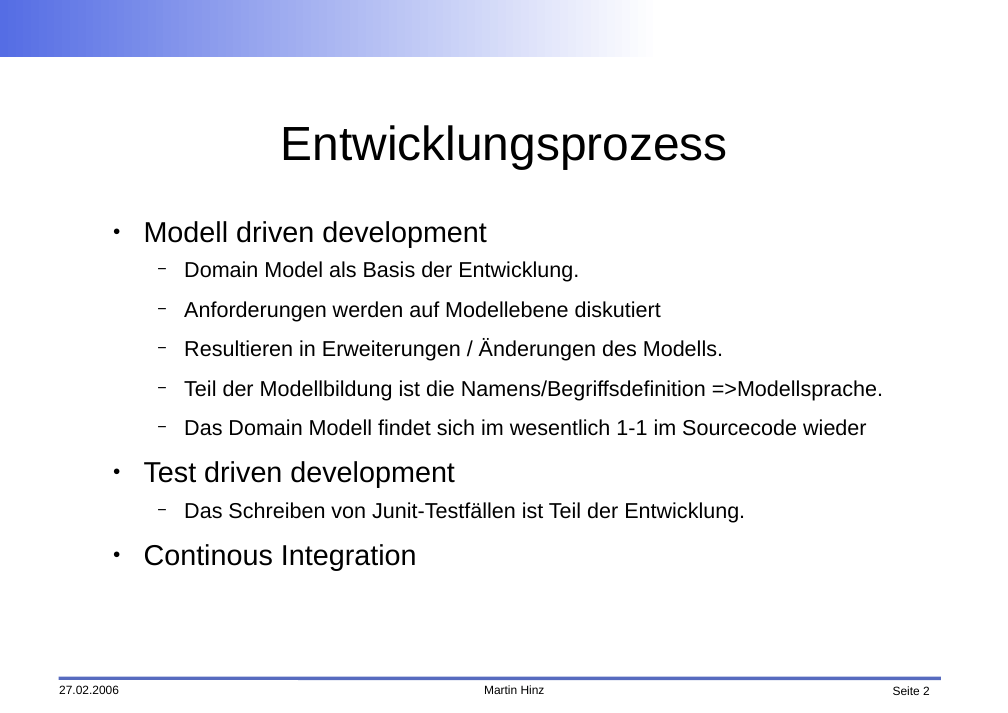
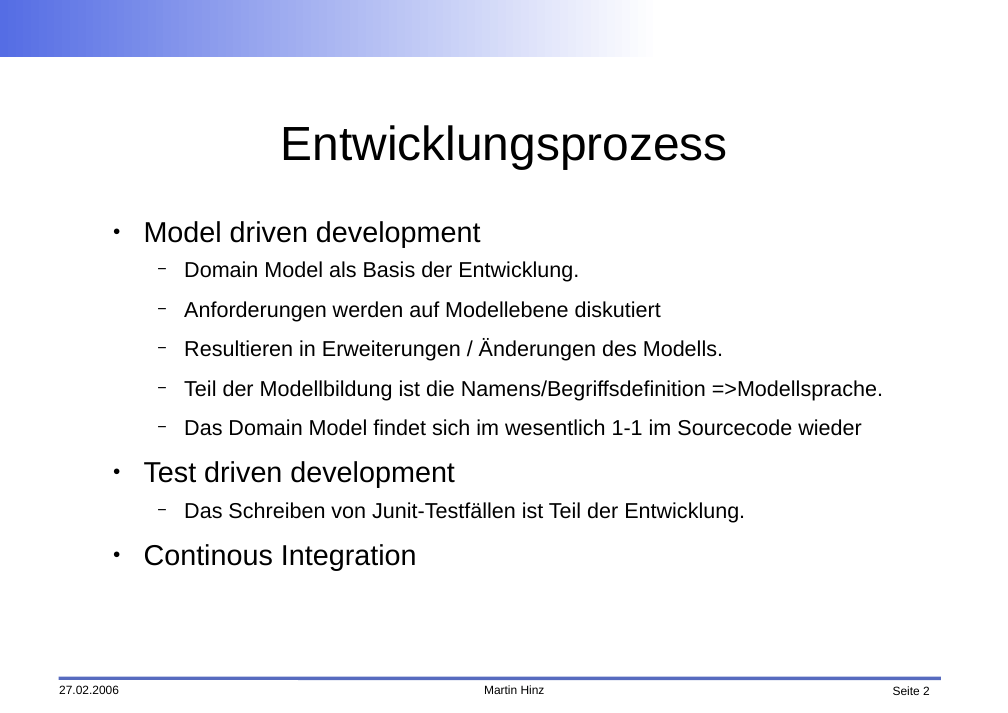
Before and after one commit to faktorips/faktorips.base, a slide deck: slide 2 of org.faktorips.doc/presentations/FaktorIps-Entwicklungsprozess.odp. Drawn at 1008x713 pixels with LibreOffice and Linux fonts; fonts in the diff are those of the drawing; background and template pictures are left out. Boxes give left, top, right and bottom in pixels: in the first picture for what was removed or moved away, otherwise in the second. Text is boxed around its words. In the diff, an @@ line names an element or a change of style, - is before the commit and + after.

Commit message:
fixed typos

```diff
--- a/org.faktorips.doc/presentations/FaktorIps-Entwicklungsprozess.odp
+++ b/org.faktorips.doc/presentations/FaktorIps-Entwicklungsprozess.odp
@@ text at (x1=144, y1=221, x2=481, y2=247): text changed @@
-● Modell driven development
+● Model driven development
@@ text at (x1=184, y1=419, x2=861, y2=436): text changed @@
-  − Das Domain Modell findet sich im wesentlich 1-1 im Sourcecode wieder
+  − Das Domain Model findet sich im wesentlich 1-1 im Sourcecode wieder
```
Also in this commit, not shown: 3 other slides changed.
